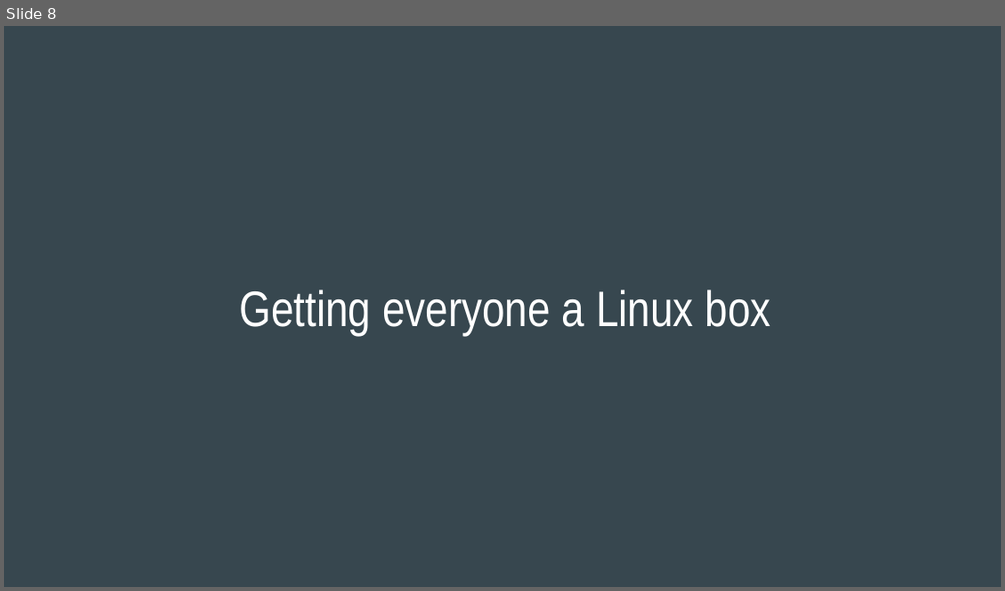
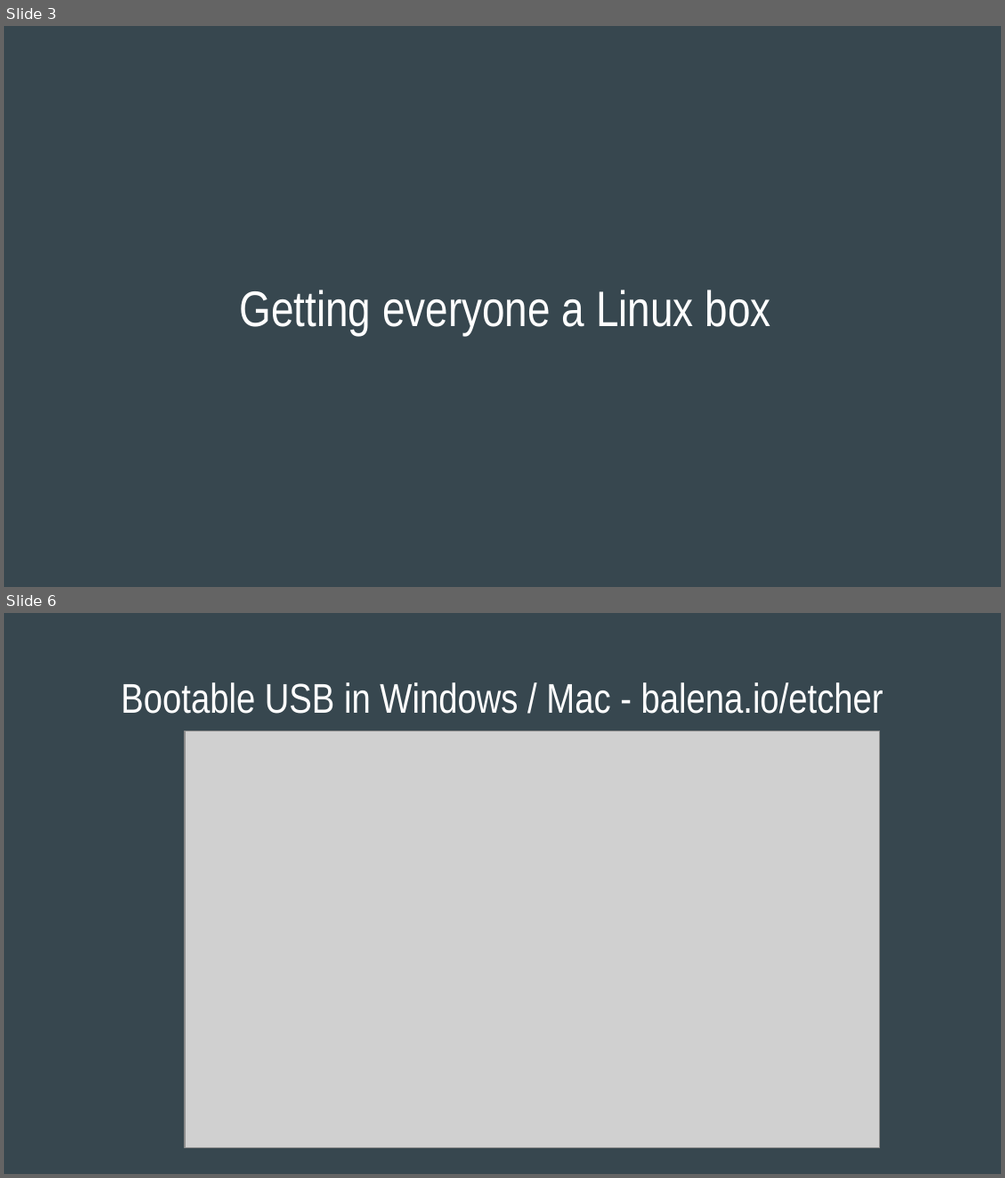
Before and after one commit to phat-sumo/everyone-can-be-root, a slide deck: everyone-can-be-root.pptx. Shown one above the other, each under a label of ours: slide 8 before the commit, slides 3 and 6 after it; the slides between them are not shown. The pictures are 1005x591 and 1005x1178 pixels, drawn with LibreOffice and Linux fonts; fonts in the diff are those of the drawing; grey boxes stand for pictures. Boxes give left, top, right and bottom in pixels: in the first picture for what was removed or moved away, otherwise in the second. Text is boxed around its words. In the diff, an @@ line names an element or a change of style, - is before the commit and + after.

Commit message:
Begin to flesh out readme, add a few configuration slides to the powerpoint, add guide.md outline, add new screenshot of our DNS configuration

```diff
--- a/everyone-can-be-root.pptx
+++ b/everyone-can-be-root.pptx
@@ slide 6 added at [4,613,1001,1174], background #37474F @@
@@ title added at [121,682,883,714], 30 pt, text #FFFFFF @@
+Bootable USB in Windows / Mac - balena.io/etcher
@@ picture added at [185,730,879,1147] @@
@@ what was slide 8 is now slide 3 @@
```
Also in this commit, not shown: 1 slide changed, 5 other slides added, 3 other files.
